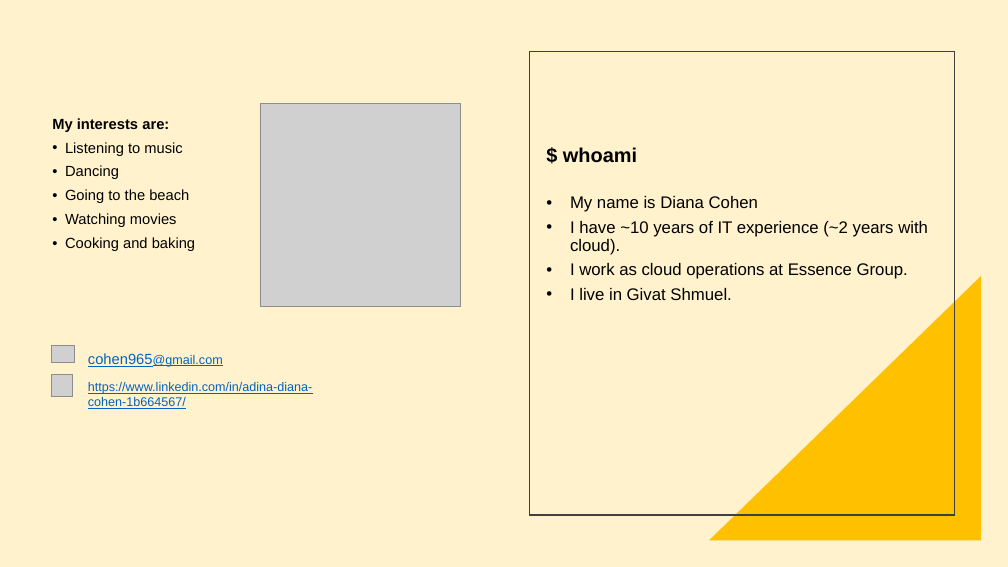
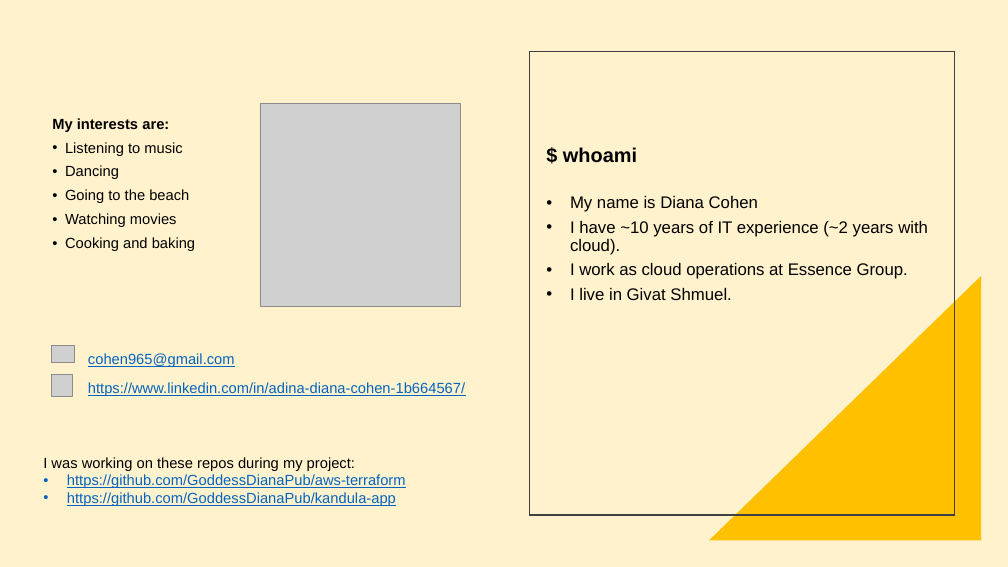
Before and after one commit to GoddessDianaPub/aws-terraform, a slide deck: slide 1 of OpsSchool-project-Diana.pptx. Drawn at 1008x567 pixels with LibreOffice and Linux fonts; fonts in the diff are those of the drawing; grey boxes stand for pictures. Boxes give left, top, right and bottom in pixels: in the first picture for what was removed or moved away, otherwise in the second. Text is boxed around its words. In the diff, an @@ line names an element or a change of style, - is before the commit and + after.

Commit message:
changed the presentation

```diff
--- a/OpsSchool-project-Diana.pptx
+++ b/OpsSchool-project-Diana.pptx
@@ text "cohen965@gmail.com" at bbox=[88, 353, 235, 367]: size 12 to 14 pt in "cohen965@gmail.com" @@
@@ text "https://www.linkedin.com/in/adina-diana-cohen-1b664567/" at bbox=[88, 382, 465, 396]: size 12 to 14 pt @@
@@ text added at bbox=[43, 457, 406, 506], 14 pt, text #0563C1, underline @@
+I was working on these repos during my project:
+• https://github.com/GoddessDianaPub/aws-terraform
+• https://github.com/GoddessDianaPub/kandula-app
```
Also in this commit, not shown: 1 other slide changed.
